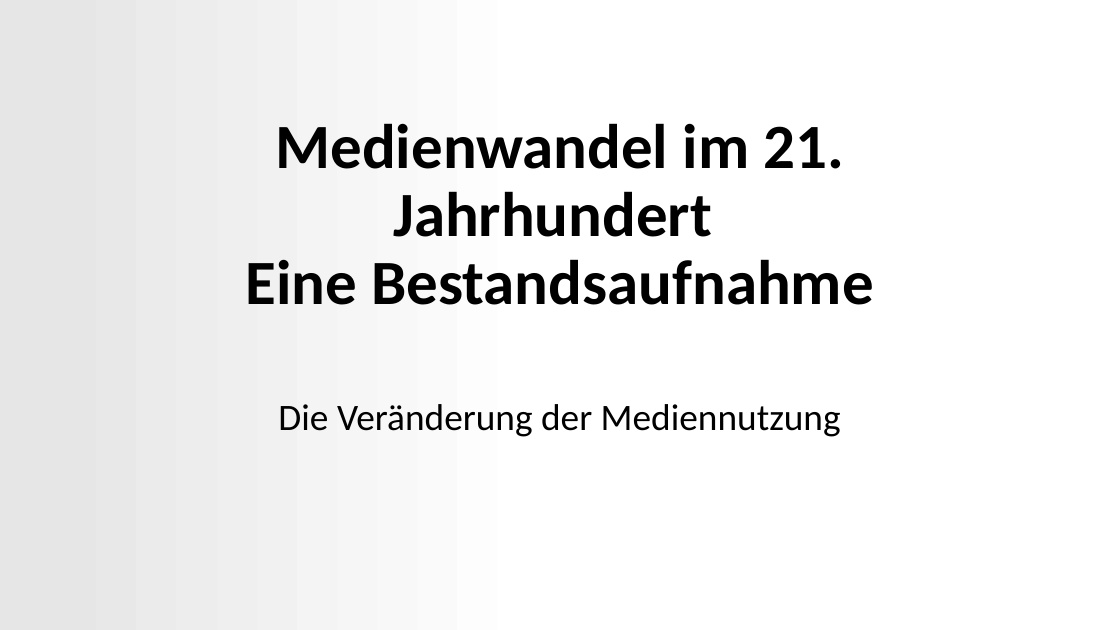
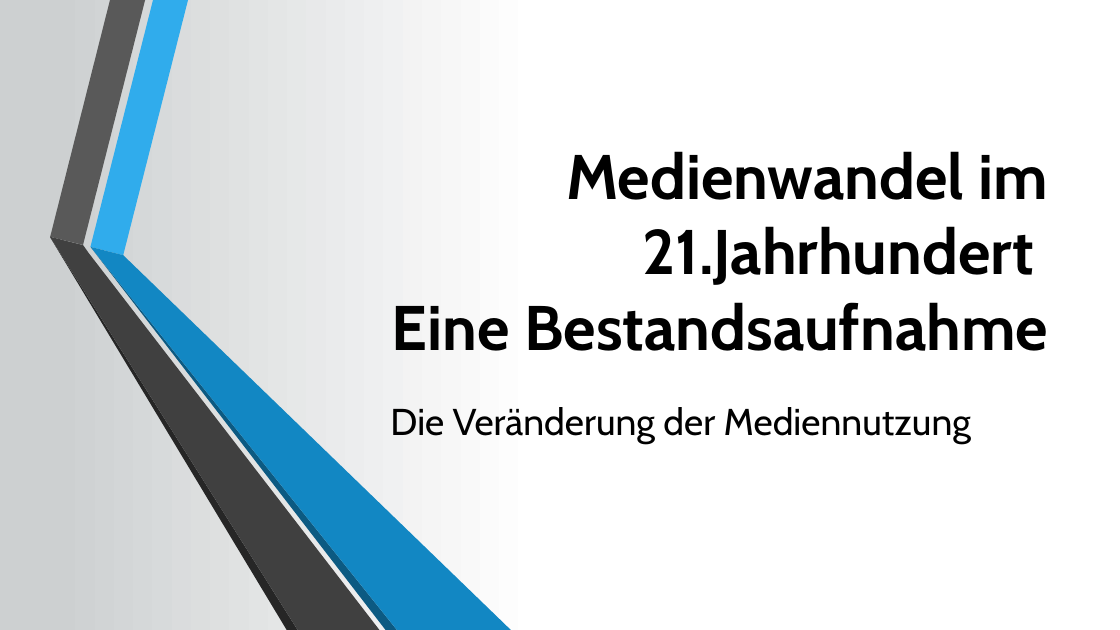
Before and after one commit to Seany1992/MuW, a slide deck: slide 1 of Medienwandel im 21.pptx. Drawn at 1120x630 pixels with LibreOffice and Linux fonts; fonts in the diff are those of the drawing. Boxes give left, top, right and bottom in pixels: in the first picture for what was removed or moved away, otherwise in the second. Text is boxed around its words. In the diff, an @@ line names an element or a change of style, - is before the commit and + after.

```diff
--- a/Medienwandel im 21.pptx
+++ b/Medienwandel im 21.pptx
@@ background gradient #E7E6E6 to #FFFFFF to gradient #CDD0D1 to #FFFFFF @@
@@ title at <box>392,151,1049,351</box>: text changed; font Calibri to Cabin @@
-Medienwandel im 21. Jahrhundert
-Eine Bestandsaufnahme
+Medienwandel im 21.Jahrhundert
+Eine Bestandsaufnahme
@@ group added at <box>50,0,512,630</box>: 6 freeform shapes @@
@@ subtitle "Die Veränderung der Mediennutzung" at <box>390,407,971,444</box>: font Calibri to Cabin; alignment centre to right; line spacing 0.9 to 1; more space between paragraphs @@
```
Also in this commit, not shown: 10 other slides changed, 2 other files.
